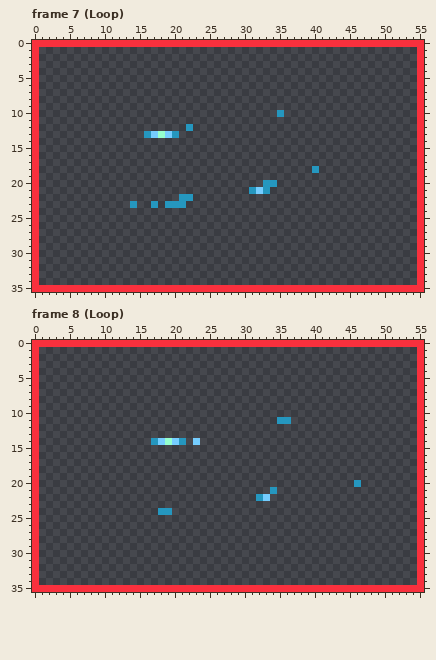
A pixel-art file gets an edit: graphics_work_files/tile art/water_ripple_2b.aseprite. The picture above was drawn from the file before the commit.
56x36 pixels, 8 frames. Shown: frame 7 (Loop), frame 8 (Loop). The commit also changed other frames, which this record leaves out.
After the commit:
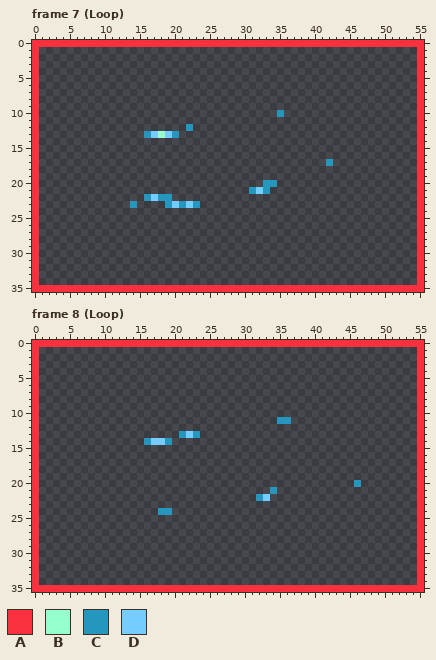
Palette (. is transparent): A #f9303d  B #95ffcd  C #2597bf  D #75cdff
Log entry: Tweaked what's likely a final style for the water waves.
The edit:
Frame 7 (Loop), layer "Sprite Sheet":
Colour C is added in row 17 at x 42; in row 22 at x 16 and 18 to 19; in row 23 at x 23.
Colour D is added in row 22 at x 17; in row 23 at x 22.
Colour D replaces colour C in row 23 at x 20.
The author cleared colour C in row 18 at x 40; in row 22 at x 21 to 22; in row 23 at x 17.
Frame 8 (Loop), layer "Sprite Sheet":
Colour C is added in row 13 at x 21 and 23; in row 14 at x 16.
Colour C replaces colour B in row 14 at x 19.
Colour D is added in row 13 at x 22.
Colour D replaces colour C in row 14 at x 17.
The author cleared colour C in row 14 at x 21.
The author cleared colour D in row 14 at x 20 and 23.
Where, in picture pixels (left, top, right, bottom), the same in both pictures:
changed: (312, 159, 333, 173)
changed: (144, 194, 200, 208)
changed: (144, 431, 200, 445)
